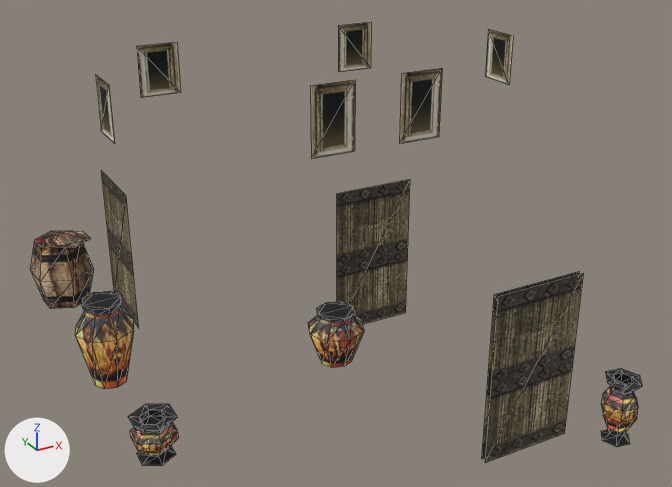
The COLLADA model client/art/meshes/props/hele_house_e_props.dae, before and after one commit.
Before and after are seen from a 50 mm lens placed at (-0.291, -0.486, 0.307), pointed at (-0.032, -0.015, 0.071). The axes (+X, +Y, +Z) are drawn at lower left. The lights are the same throughout. Mesh edges are drawn as thin lines. Where no turn or scale is listed for an object, it has been applied to the vertices.

The scene before the commit, as lines of its bpy script (objects in view):
```python
me_jar_tall002mesh = bpy.data.meshes.new('Jar_tall002Mesh')
me_jar_tall002mesh.from_pydata(...)  # 236 vertices, 360 faces; spans x -0.182..0.174, y 0.022..0.377, z -0.073..0.1
me_jar_tall002mesh.materials.append(mat_22___default)  # picture img_hele_props_a_dds
ob_jar_tall002 = bpy.data.objects.new('Jar_tall002', me_jar_tall002mesh)
ob_jar_tall002.location = (-0.0121, -0.215, 0.0726)
```
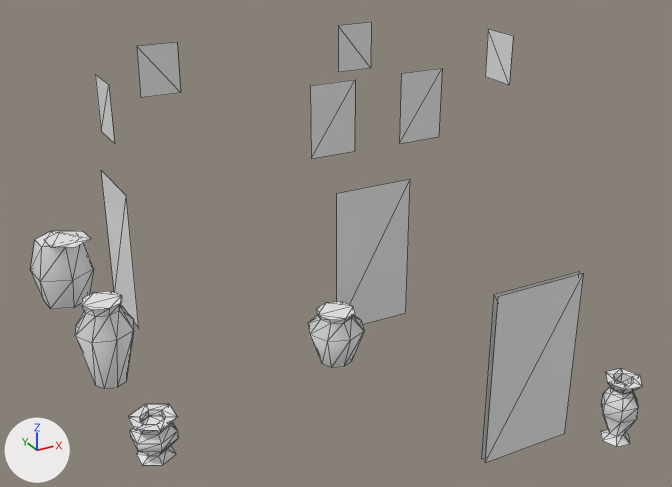
What differs and where, as boxes (x1, y1, x2, y2) in the pictures (672 x 487 px):
'Jar_tall002', recoloured: (31, 22, 642, 466) in both

The edits, one by one:
me_jar_tall002mesh has 236 vertices, 360 faces and spans x -0.182..0.174, y 0.022..0.377, z -0.073..0.1.
me_jar_tall002mesh no longer uses material mat_22___default (picture img_hele_props_a_dds).
